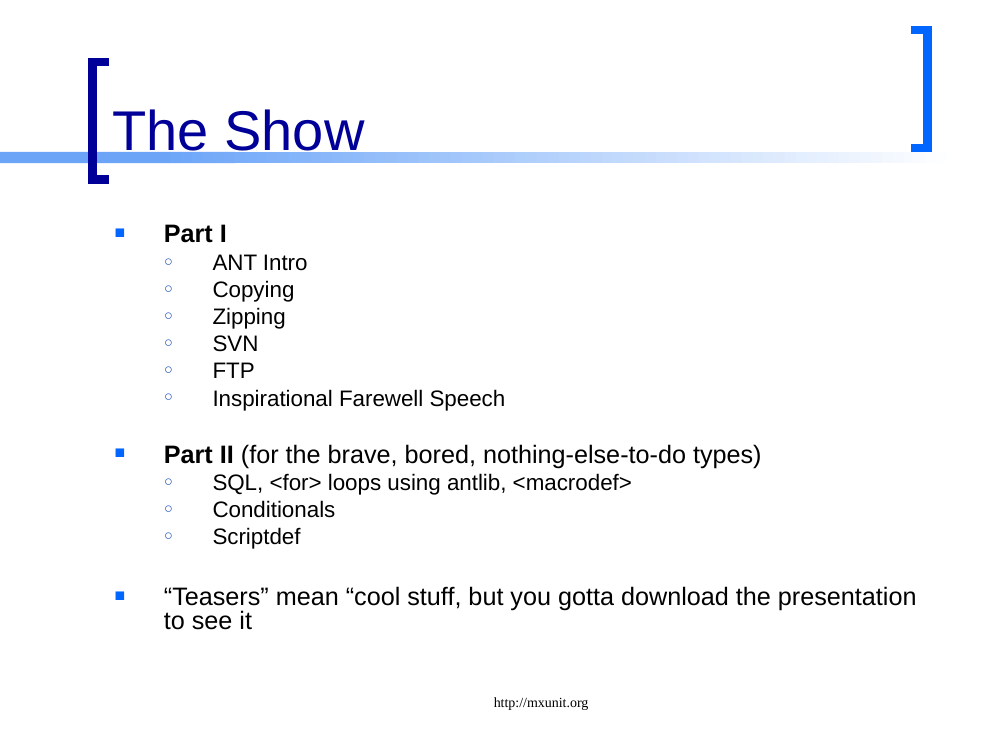
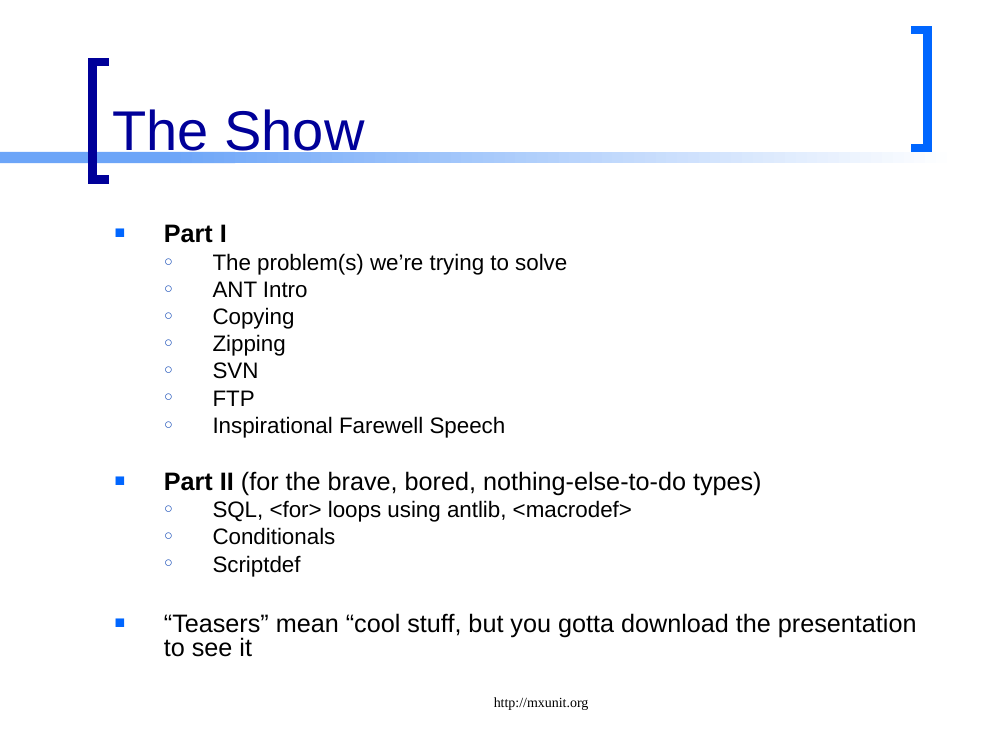
Before and after one commit to marcesher/mxunit-cfmeetups, a slide deck: slide 6 of AntCFUnited/ppt/CFUnited - ANT.ppt. Drawn at 1008x756 pixels with LibreOffice and Linux fonts; fonts in the diff are those of the drawing. Boxes give left, top, right and bottom in pixels: in the first picture for what was removed or moved away, otherwise in the second. Text is boxed around its words. In the diff, an @@ line names an element or a change of style, - is before the commit and + after.

```diff
--- a/AntCFUnited/ppt/CFUnited - ANT.ppt
+++ b/AntCFUnited/ppt/CFUnited - ANT.ppt
@@ text at (x1=213, y1=253, x2=567, y2=275): paragraph added @@
+  ○ The problem(s) we’re trying to solve
```
Also in this commit, not shown: 1 other slide changed, 1 other file.
